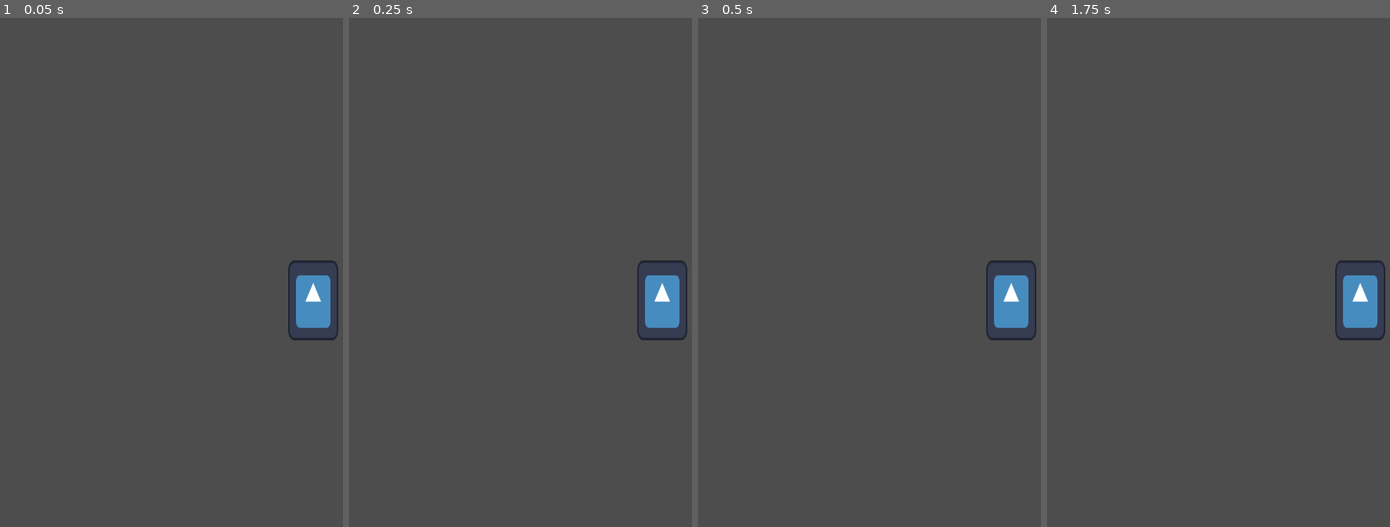
Above: before the commit, frames 1-4 (left to right).
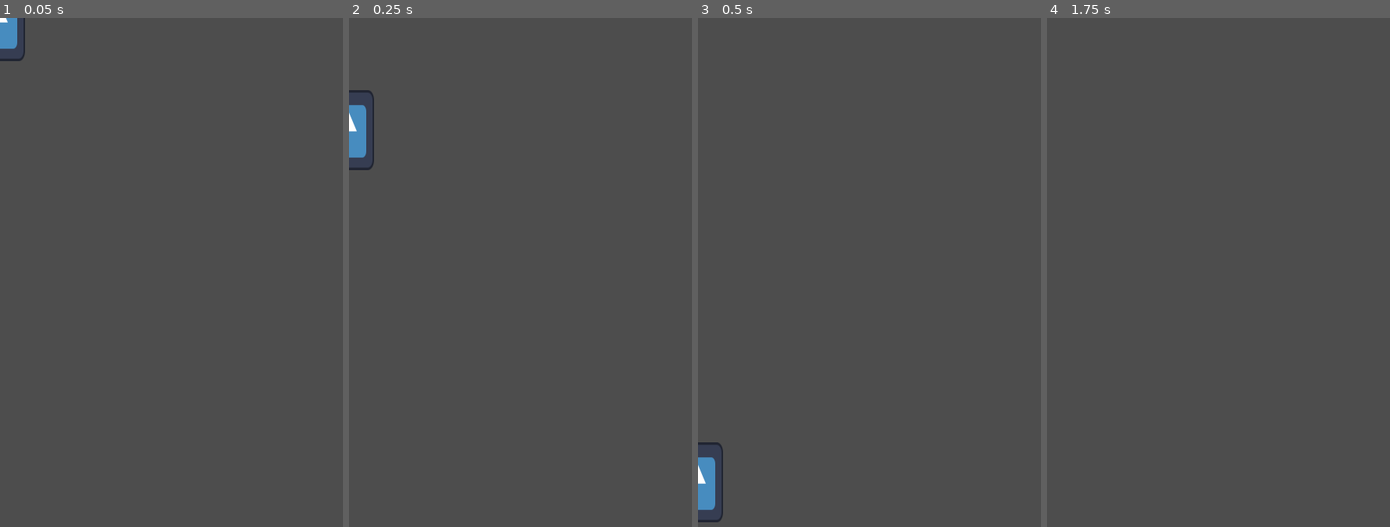
Above: after the commit, the same moments.

Repository: NedOSullivanProjects/gb-jam-14
Game: Godot game, scene res://player.tscn
The game is run twice, just before and just after one commit, with the same random seed, the same clock (stepped at 60 frames per second) and the same inputs. The project has no main scene, so this scene is started directly. The engine's default icon, where the game draws it, is replaced by a stand-in: a white triangle on a blue panel in a dark square.
Inputs:
- Up to frame 1 (0.05 s): no input
- Up to frame 2 (0.25 s): no input
- Up to frame 3 (0.5 s): no input
- Up to frame 4 (1.75 s): hold Right (Right D-Pad) from 0.53 s (still down); tap Z (A Button) at 0.6 s; tap Enter at 1.25 s; tap X (B Button) at 1.35 s

The runs differ from the first frame. In frame 1, 1.7% of the frame differs, in the area x 0-99%, y 0-64%; in frame 2, 2.0%; in frame 3, 2.0%, in the area x 0-99%, y 47-100%; in frame 4, 1.3%.

Commit message:
removed camera2d
Camera2D will be added as a child of the player on the main screen

Diff:
--- a/player.gd
+++ b/player.gd
@@ -31,3 +31,4 @@
 		velocity.x = move_toward(velocity.x, 0, SPEED)
 
 	move_and_slide()
+	#Is move_and_slide correct?
--- a/player.tscn
+++ b/player.tscn
@@ -43,7 +43,5 @@
 sprite_frames = SubResource("SpriteFrames_x1b0w")
 animation = &"still"
 
-[node name="Camera2D" type="Camera2D" parent="." unique_id=1737038334]
-
 [node name="CollisionShape2D" type="CollisionShape2D" parent="." unique_id=1020399576]
 shape = SubResource("RectangleShape2D_s71dy")
